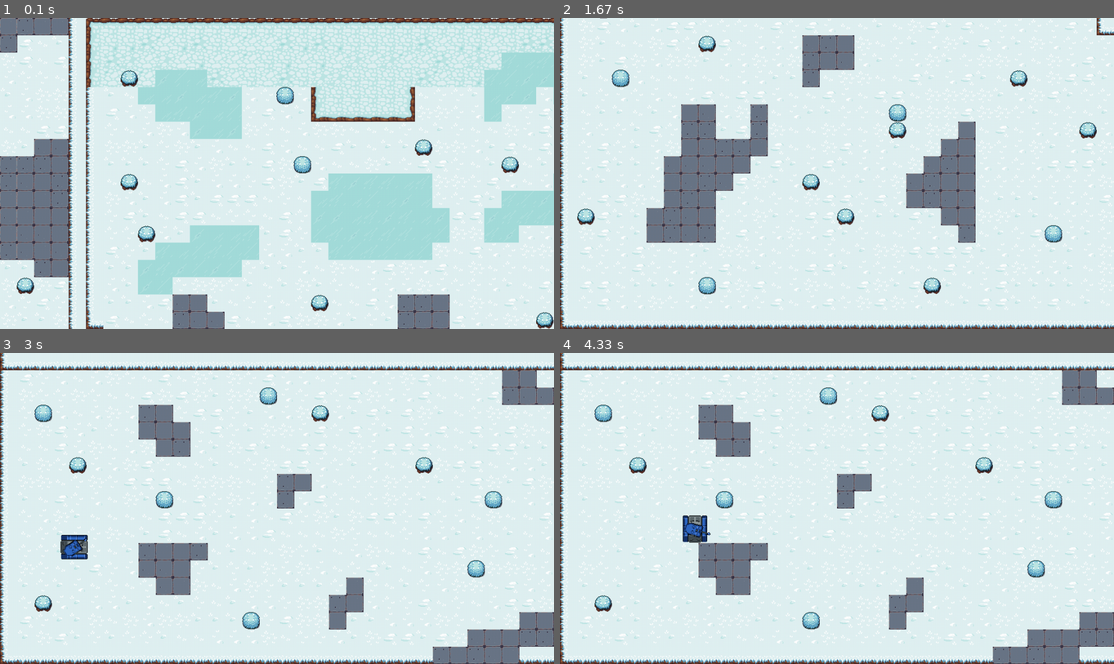
Above: before the commit, frames 1-4 (two rows, left to right).
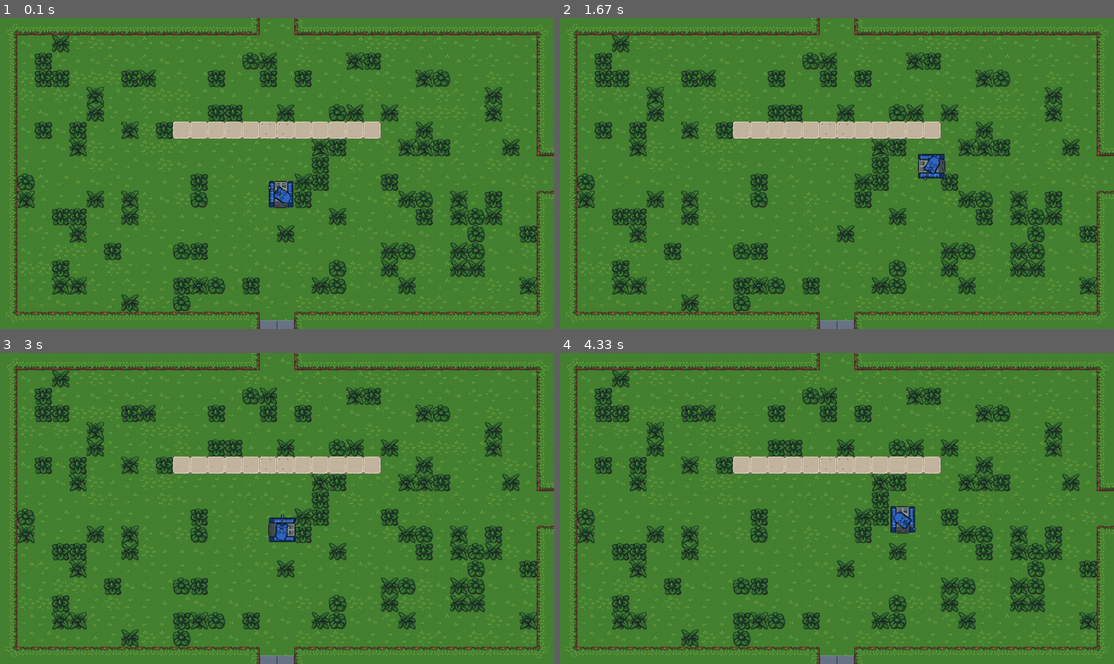
Above: after the commit, the same moments.

Repository: brasi07/Acero_en_Llamas_pygame
Game: pygame game, started from src/main.py
The game is run twice, just before and just after one commit, with the same random seed, the same clock (stepped at 60 frames per second) and the same inputs.
Inputs (mouse positions are in pixels of both pictures, inside the frame that each line leads up to):
- Up to frame 1 (0.1 s): no input
- Up to frame 2 (1.67 s): hold Right 0.33-0.8 s; move the mouse to (814, 185) at 0.37 s; hold Up 0.83-1.13 s; move the mouse to (842, 195) at 0.87 s; hold Right 1.17-1.63 s; move the mouse to (892, 241) at 1.2 s
- Up to frame 3 (3 s): hold Left 1.67-2.2 s; move the mouse to (105, 580) at 1.7 s; hold Down 2.23-2.53 s; move the mouse to (343, 536) at 2.27 s; hold Left 2.57-2.97 s; move the mouse to (288, 402) at 2.6 s
- Up to frame 4 (4.33 s): hold Up 3-3.37 s; move the mouse to (637, 499) at 3.03 s; hold Right 3.4-4.03 s; move the mouse to (837, 545) at 3.43 s; hold Down from 4.07 s (still down); move the mouse to (1047, 623) at 4.1 s

The runs differ from the first frame. In frame 1, 100% of the frame differs, in the area x 0-100%, y 0-100%; in frame 2, 100%; in frame 3, 100%; in frame 4, 100%.

Commit message:
Cambio entre mundos implementado

Diff:
--- a/src/game.py
+++ b/src/game.py
@@ -14,7 +14,7 @@
         self.ejecutando = True
 
         self.jugador = Player(0, 0)
-        self.mundo = World(self.pantalla, "2", self.jugador)
+        self.mundo = World(self.pantalla, "1", self.jugador)
 
     def run(self):
         self.set_cursor()
@@ -48,6 +48,8 @@
                                 elemento.activar()
                 if evento.key == pygame.K_g: #cambiar arma secundaria con la tecla G (temporario mientras no se pueden encontrar las armas en el juego)
                     self.jugador.cambiar_arma_secundaria()
+                if evento.key == pygame.K_m:
+                    self.mundo = World(self.pantalla, "2", self.jugador)
 
 
     def update(self):
--- a/src/world.py
+++ b/src/world.py
@@ -48,7 +48,7 @@
         # Variables de transición
         self.en_transicion = False
         self.tiempo_inicio = 0
-        self.destino_camara_x, self.destino_camara_y = self.ancho_pantalla, self.alto_pantalla
+        self.destino_camara_x, self.destino_camara_y = 0,0
 
         # Generar los elementos_1_2 de cada capa
         for capa, tiles in self.capas.items():
@@ -114,6 +114,8 @@
 
                 valor = int(valor)  # Asegurarse de que el valor es un número
                 if valor == 0 and lista_elementos == self.elementos_por_capa[max(self.capas.keys())]:
+                    self.camara_x = x // (self.ancho_pantalla / settings.TILE_SIZE) * self.ancho_pantalla
+                    self.camara_y = y // (self.alto_pantalla / settings.TILE_SIZE) * self.alto_pantalla
                     self.player.establecer_posicion(x * settings.TILE_SIZE, y * settings.TILE_SIZE)
                     lista_elementos.append(self.player)
                 elif 5000 <= valor <= 5099 and self.mundo_number == "1":  # Rango de valores reservados para botones
